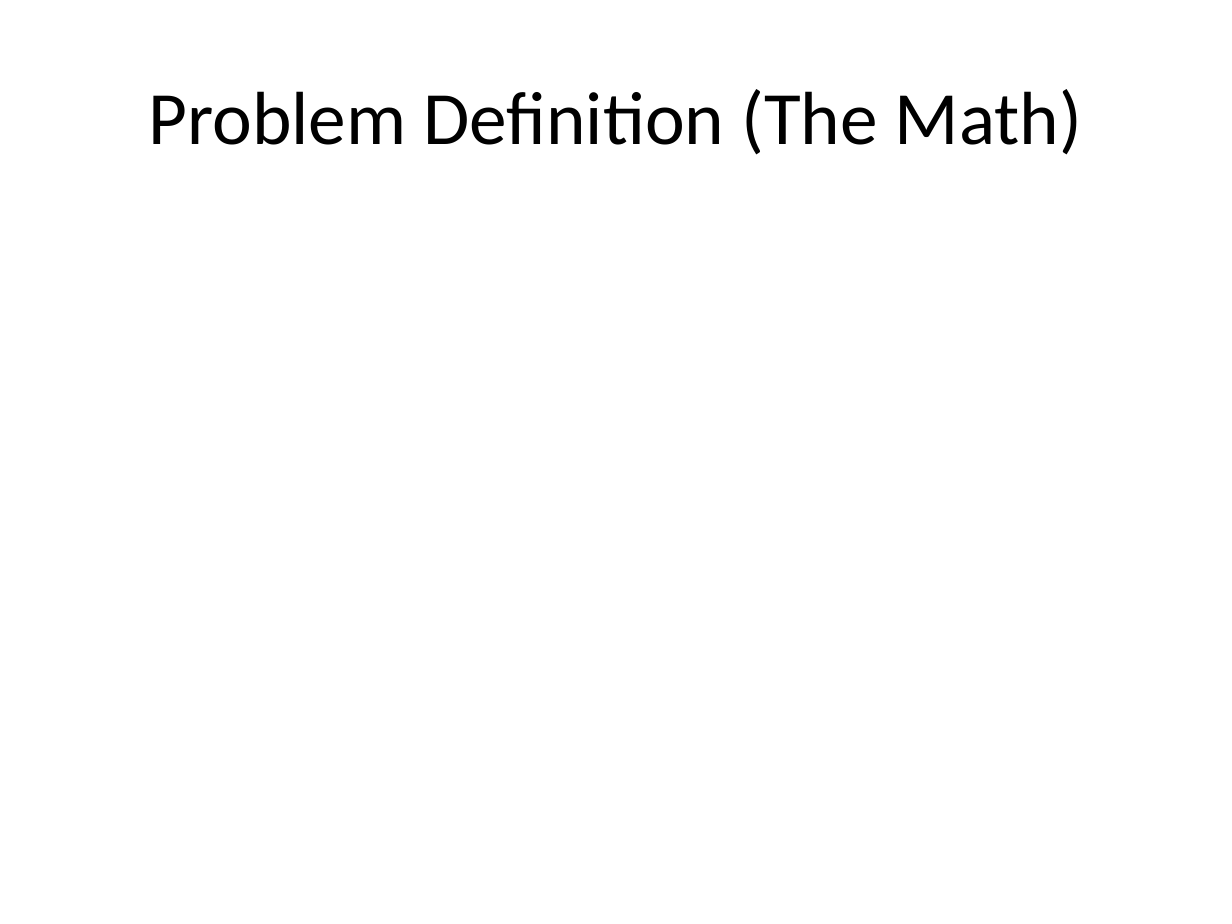
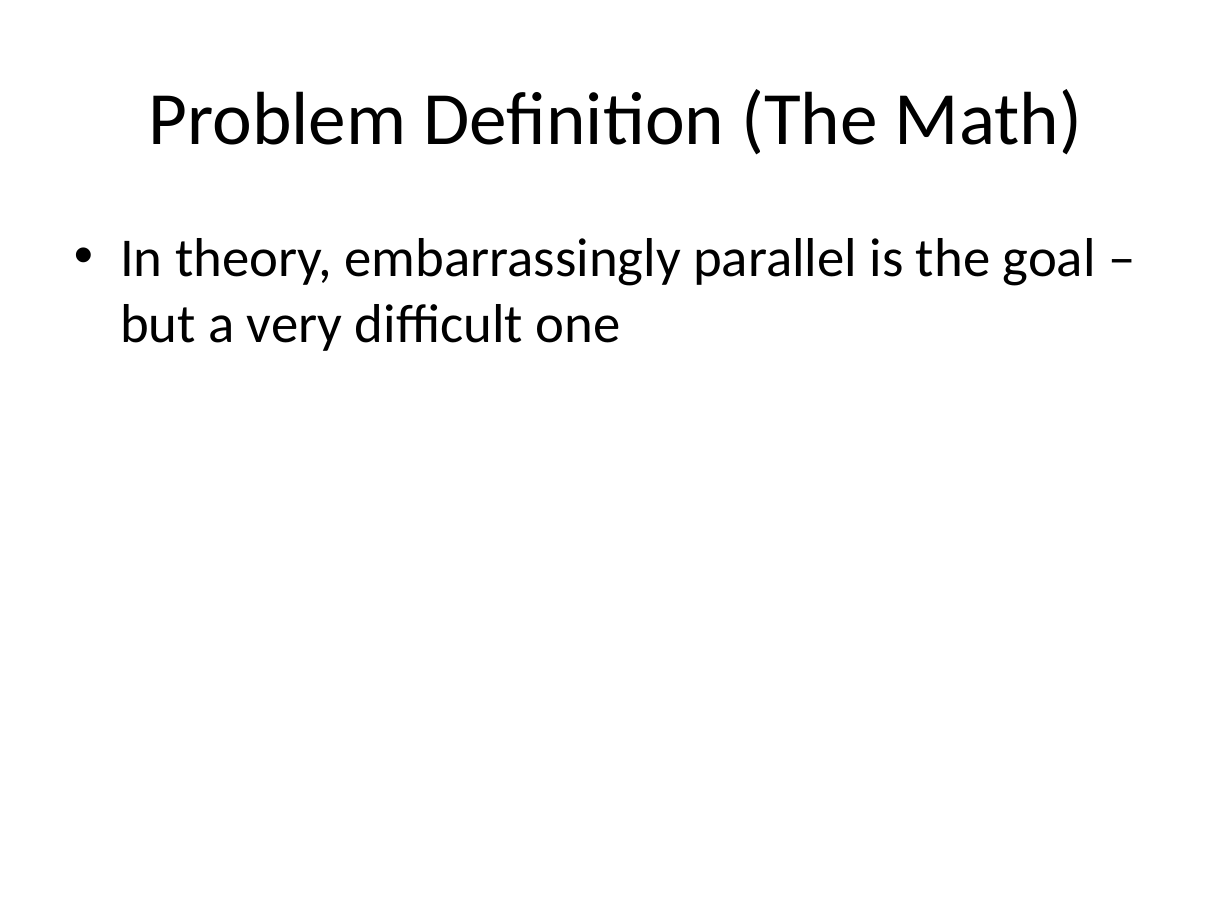
Before and after one commit to mgsholte/dynogrid, a slide deck: slide 2 of Dynogrid_ProgressReport_v1.pptx. Drawn at 1232x924 pixels with LibreOffice and Linux fonts; fonts in the diff are those of the drawing. Boxes give left, top, right and bottom in pixels: in the first picture for what was removed or moved away, otherwise in the second. Text is boxed around its words. In the diff, an @@ line names an element or a change of style, - is before the commit and + after.

```diff
--- a/Dynogrid_ProgressReport_v1.pptx
+++ b/Dynogrid_ProgressReport_v1.pptx
@@ text added at box(120, 238, 1096, 351), 32 pt, text #000000 @@
+• In theory, embarrassingly parallel is the goal – but a very difficult one
```
Also in this commit, not shown: 2 other slides changed, 2 slides added.
